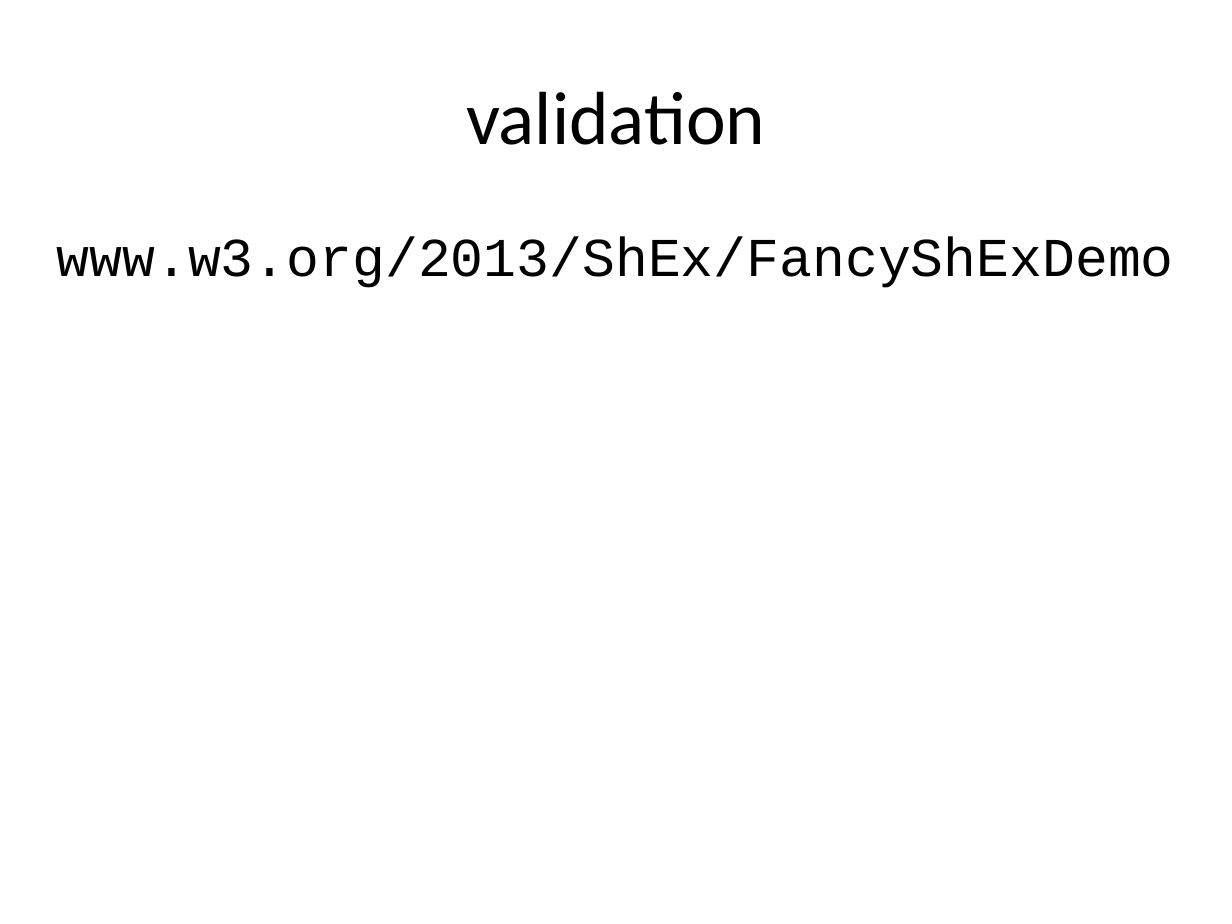
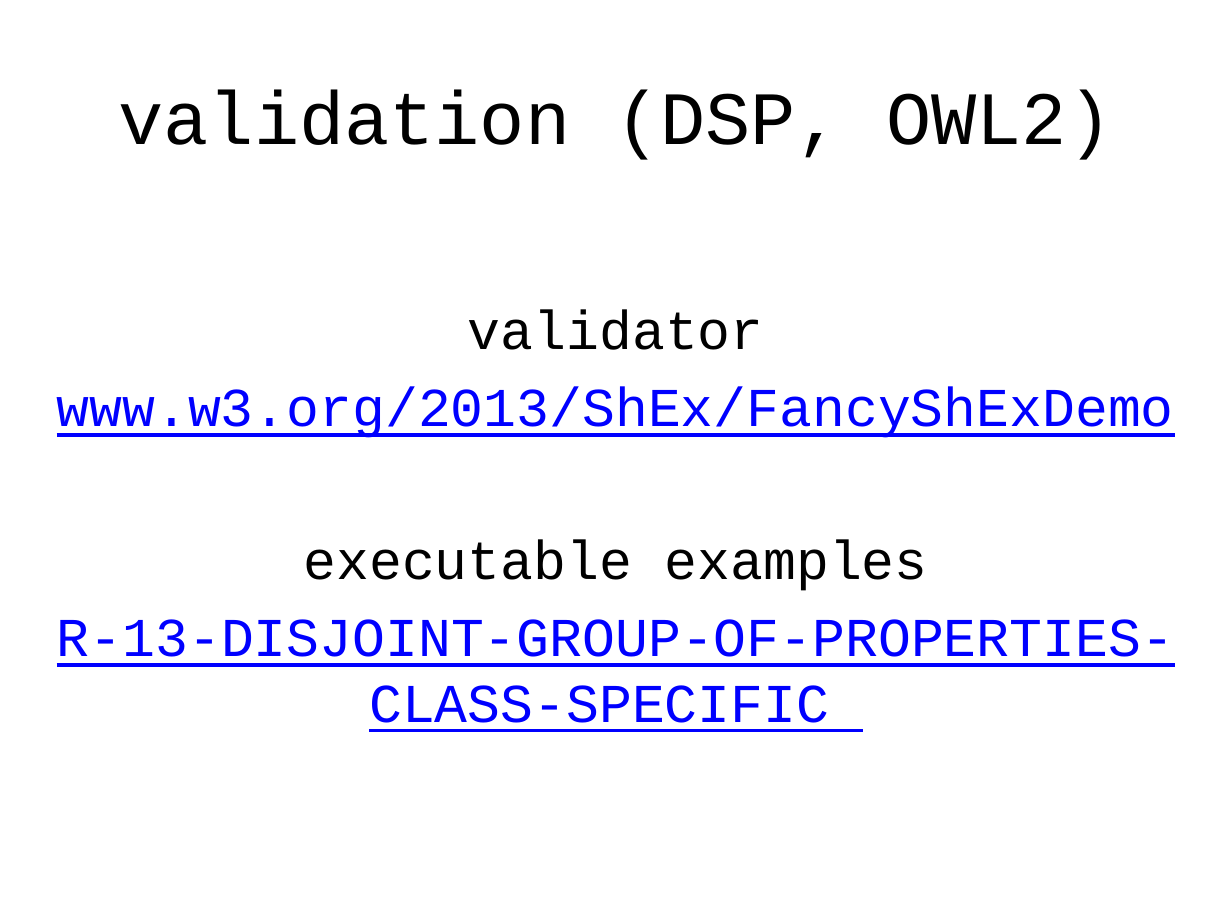
Before and after one commit to boschthomas/rdf-validation-research, a slide deck: slide 18 of presentations/Tutorial Thomas Bosch (DC 2014).pptx. Drawn at 1232x924 pixels with LibreOffice and Linux fonts; fonts in the diff are those of the drawing. Boxes give left, top, right and bottom in pixels: in the first picture for what was removed or moved away, otherwise in the second. Text is boxed around its words. In the diff, an @@ line names an element or a change of style, - is before the commit and + after.

```diff
--- a/presentations/Tutorial Thomas Bosch (DC 2014).pptx
+++ b/presentations/Tutorial Thomas Bosch (DC 2014).pptx
@@ title at bbox=[119, 89, 1112, 160]: text changed; font Calibri to Courier New @@
-validation
+validation (DSP, OWL2)
@@ text "validator": place and size @@
-text "validator" at bbox=[57, 237, 1174, 288]
+text "validator" at bbox=[57, 310, 1174, 732]
@@ text at bbox=[468, 310, 764, 350]: paragraph added @@
+validator
@@ text at bbox=[57, 387, 1174, 438]: text colour #000000 to #0000FF, underline on in "www.w3.org/2013/ShEx/FancyShExDemo" @@
@@ text at bbox=[57, 540, 1174, 732]: paragraphs added @@
+executable examples
+R-13-DISJOINT-GROUP-OF-PROPERTIES-CLASS-SPECIFIC
```
Also in this commit, not shown: 31 other slides changed, 5 other files.
